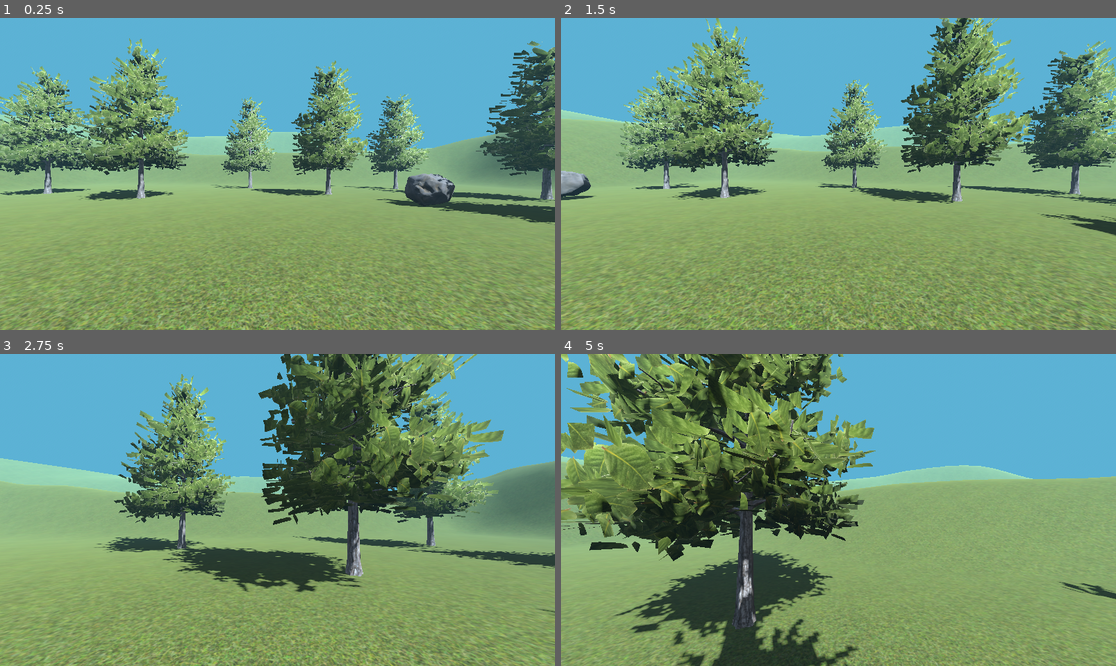
Above: before the commit, frames 1-4 (two rows, left to right).
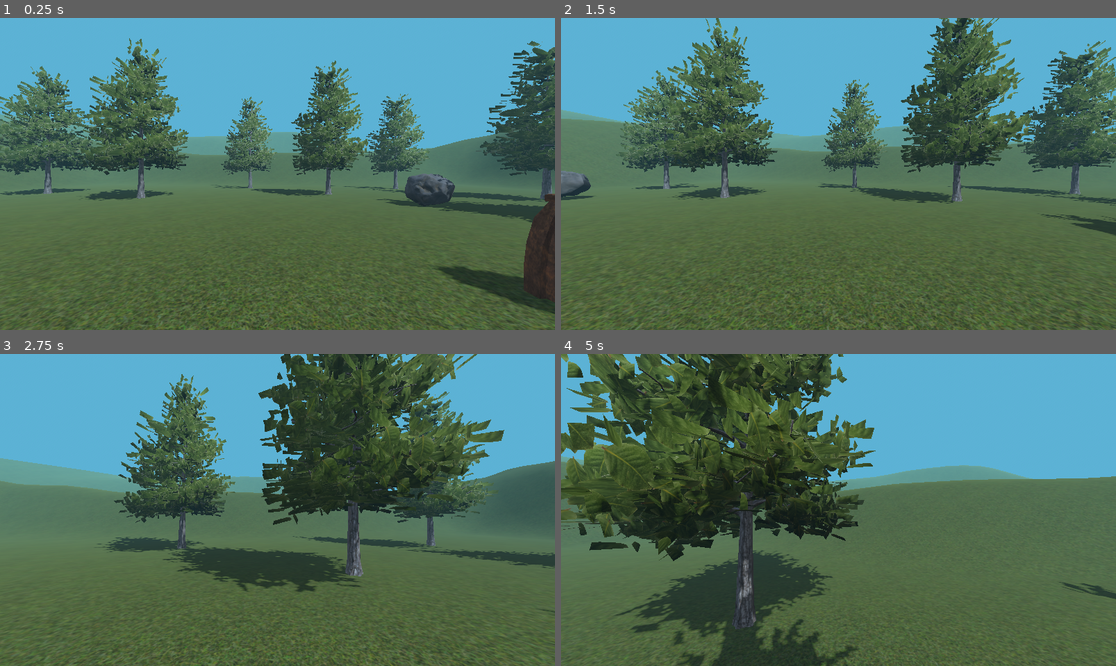
Above: after the commit, the same moments.

Repository: smolsenbiller/godot_projects
Game: Godot game, scene res://scenes/main.tscn
Two runs of this game, one before a commit and one after it. Both use one fixed random seed, a clock stepped at 60 frames per second and the inputs below.
Inputs (mouse positions are in pixels of both pictures, inside the frame that each line leads up to):
- Up to frame 1 (0.25 s): no input
- Up to frame 2 (1.5 s): tap Enter at 0.5 s; move the mouse to (866, 174) at 0.52 s; hold W (move_forward) from 0.53 s (still down); tap E (interact) at 0.6, 1.35 s; tap Space (jump) at 0.77 s; move the mouse to (810, 174) at 1.27 s
- Up to frame 3 (2.75 s): keep holding W (move_forward); tap Space (jump) at 1.52 s; move the mouse to (288, 503) at 2.02 s; hold Shift (sprint) from 2.03 s (still down); tap E (interact) at 2.3 s
- Up to frame 4 (5 s): keep holding W (move_forward); move the mouse to (832, 516) at 2.77 s; release Shift (sprint) at 2.78 s; tap E (interact) at 2.85, 3.6, 4.55 s; tap Space (jump) at 3.02, 3.77, 4.52 s; move the mouse to (877, 513) at 3.52 s; move the mouse to (794, 506) at 4.27 s; tap Shift (sprint) at 4.35 s

The runs differ from the first frame. In frame 1, 62% of the frame differs, in the area x 0-100%, y 6-100%; in frame 2, 68%, in the area x 0-100%, y 0-100%; in frame 3, 62%; in frame 4, 62%.

Commit message:
Finished walking simulator.

Diff:
--- a/walking-sim/scenes/main.tscn
+++ b/walking-sim/scenes/main.tscn
@@ -5,6 +5,9 @@
 [ext_resource type="PackedScene" uid="uid://c5438u5fkc61b" path="res://Models/Rock_0/Rock.tscn" id="3_jyhfs"]
 [ext_resource type="PackedScene" uid="uid://qlkm7o5ja4ge" path="res://Models/Tree.tscn" id="4_tbgi4"]
 [ext_resource type="Script" uid="uid://cl0w3256ct68k" path="res://scripts/PlayerController.gd" id="5_tbgi4"]
+[ext_resource type="Script" uid="uid://wnhw174mkhkj" path="res://scripts/interaction_controller.gd" id="6_tefeu"]
+[ext_resource type="PackedScene" uid="uid://cw36y4t7bsegl" path="res://Models/Pedestal.tscn" id="7_tipki"]
+[ext_resource type="Script" uid="uid://cxkriemi3xs67" path="res://scripts/pedestal_interaction.gd" id="8_85g3d"]
 
 [sub_resource type="ProceduralSkyMaterial" id="ProceduralSkyMaterial_0wfyh"]
 
@@ -25,6 +28,9 @@
 radius = 0.3
 height = 1.8
 
+[sub_resource type="LabelSettings" id="LabelSettings_tbgi4"]
+font_size = 24
+
 [node name="Main" type="Node3D" unique_id=299679411]
 
 [node name="WorldEnvironment" type="WorldEnvironment" parent="." unique_id=1445524665]
@@ -32,6 +38,7 @@
 
 [node name="DirectionalLight3D" type="DirectionalLight3D" parent="." unique_id=2100533773]
 transform = Transform3D(0.70710677, -0.49999997, 0.49999997, 0, 0.70710677, 0.70710677, -0.70710677, -0.49999997, 0.49999997, 0, 2, 0)
+light_energy = 0.2
 shadow_enabled = true
 
 [node name="GroundTerrain" type="StaticBody3D" parent="." unique_id=895568284]
@@ -149,3 +156,28 @@
 
 [node name="Camera3D" type="Camera3D" parent="Player" unique_id=6261324]
 transform = Transform3D(1, 0, 0, 0, 1, 0, 0, 0, 1, 0, 1.5, 0)
+
+[node name="InteractionController" type="RayCast3D" parent="Player/Camera3D" unique_id=371470115]
+target_position = Vector3(0, 0, -2)
+script = ExtResource("6_tefeu")
+
+[node name="InteractionPrompt" type="Label" parent="Player/Camera3D/InteractionController" unique_id=1341170681]
+anchors_preset = 8
+anchor_left = 0.5
+anchor_top = 0.5
+anchor_right = 0.5
+anchor_bottom = 0.5
+offset_left = -115.0
+offset_top = -51.0
+offset_right = 115.0
+offset_bottom = 51.0
+grow_horizontal = 2
+grow_vertical = 2
+label_settings = SubResource("LabelSettings_tbgi4")
+horizontal_alignment = 1
+vertical_alignment = 1
+
+[node name="Pedestal" parent="." unique_id=987021033 instance=ExtResource("7_tipki")]
+transform = Transform3D(1, 0, 0, 0, 1, 0, 0, 0, 1, 3.535, 0, -2.267)
+script = ExtResource("8_85g3d")
+interact_prompt = "Turn On"
--- /dev/null
+++ b/walking-sim/scripts/interactable_object.gd
@@ -0,0 +1,8 @@
+class_name InteractableObject
+extends Node3D
+
+@export var interact_prompt : String
+@export var can_interact : bool = true
+
+func _interact():
+	print("Override this function")
--- /dev/null
+++ b/walking-sim/scripts/interaction_controller.gd
@@ -0,0 +1,17 @@
+extends RayCast3D
+
+@onready var interact_prompt_label : Label = get_node("InteractionPrompt")
+
+
+func _process(delta: float) -> void:
+	var object = get_collider()
+	interact_prompt_label.text = ""
+
+	if object and object is InteractableObject:
+		if object.can_interact == false:
+			return
+
+		interact_prompt_label.text = "[E] " + object.interact_prompt
+
+		if Input.is_action_just_pressed("interact"):
+			object._interact()
--- /dev/null
+++ b/walking-sim/scripts/pedestal_interaction.gd
@@ -0,0 +1,7 @@
+extends InteractableObject
+
+@onready var light_bulb = get_node("LightBulb")
+
+func _interact():
+	light_bulb.visible = true
+	can_interact = false
Not shown, added: walking-sim/scripts/interactable_object.gd.uid
Not shown, added: walking-sim/scripts/interaction_controller.gd.uid
Not shown, added: walking-sim/scripts/pedestal_interaction.gd.uid
